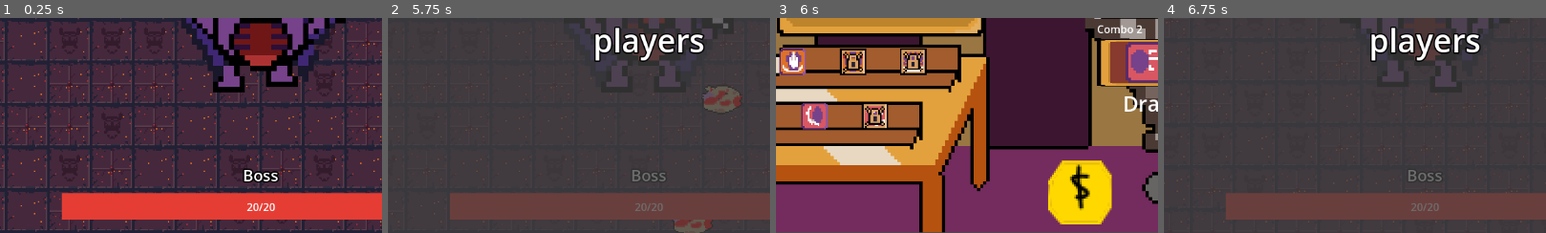
Above: before the commit, frames 1-4 (left to right).
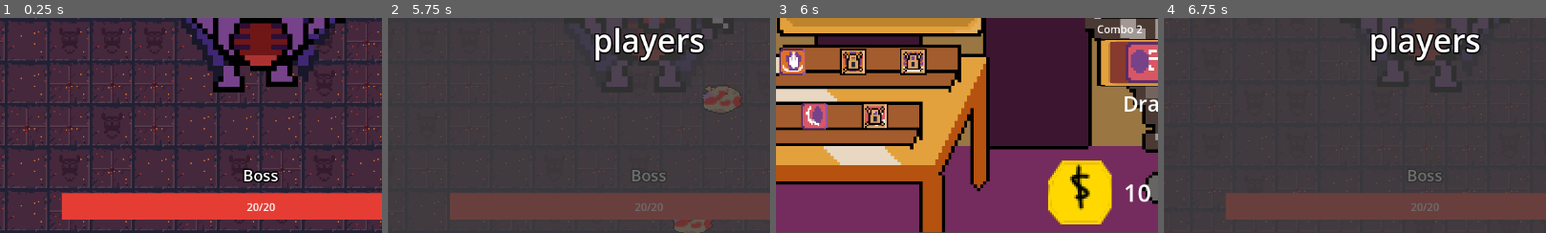
Above: after the commit, the same moments.

Repository: DevFTB/GMTK2023
Game: Godot game, scene res://main.tscn
The game is run twice, just before and just after one commit, with the same random seed, the same clock (stepped at 60 frames per second) and the same inputs.
Inputs (mouse positions are % of the whole screen's width and height, from its top left):
- Up to frame 1 (0.25 s): no input
- Up to frame 2 (5.75 s): tap Enter at 0.5 s; move the mouse to (72, 45) at 0.52 s; hold D (move_right) 0.53-1.25 s; hold Q (activate_combo_1) 0.53-1.25 s; click (72, 45) at 0.67 s; drag from (30, 55) to (45, 70) at 1.27 s; move the mouse to (60, 28) at 2.02 s; press the mouse at (60, 28) at 2.03 s; hold D (move_right) 2.03-2.75 s; release the mouse at (60, 28) at 2.75 s; drag from (45, 70) to (20, 35) at 2.77 s; move the mouse to (80, 65) at 3.52 s; hold A (move_left) 3.53-4.25 s; hold E (activate_combo_2) 3.53-4.25 s; drag from (20, 35) to (35, 25) at 4.27 s; move the mouse to (55, 50) at 5.02 s; hold S (move_down) from 5.03 s (still down); hold Q (activate_combo_1) from 5.03 s (still down); click (55, 50) at 5.17 s
- Up to frame 3 (6 s): release S (move_down) at 5.75 s; release Q (activate_combo_1) at 5.75 s; drag from (35, 25) to (30, 55) at 5.77 s
- Up to frame 4 (6.75 s): click "Start" at 6.5 s
The pictures show only the part of the screen within x 16-66%, y 50-100%; the shares and areas given below are measured in that part.

Frames 1-2 are identical in both runs. In frame 3, 0.3% of the frame differs, in the area x 91-98%, y 77-86%; in frame 4, nothing differs.
Error in both runs: Invalid call. Nonexistent function 'angle' in base 'Nil'. (res://entities/boss/Boss.gd:52)

Commit message:
Hook up money label to the gold

Diff:
--- a/level/gui/ActionComboScreen.gd
+++ b/level/gui/ActionComboScreen.gd
@@ -5,6 +5,7 @@
 func _ready():
 	var start_button = get_node("HBoxContainer/VBoxContainer/Control/HBoxContainer/Control2/MarginContainer/StartButton")
 	start_button.button_down.connect(get_parent().get_parent()._on_combo_screen_start_button_pressed)
+	boss_stats.gold_changed.connect(_on_gold_changed)
 
 func _on_action_detail_bought(action: BossAction):
 	boss_stats.spend_gold(action.gold_cost)
@@ -16,3 +17,6 @@
 	boss_stats.spend_gold(action.get_upgrade_cost())
 	action.upgrade()
 	pass # Replace with function body.
+
+func _on_gold_changed():
+	get_node("HBoxContainer/VBoxContainer/Control/HBoxContainer/Control/MarginContainer/HBoxContainer/Money").text = str(boss_stats.gold)
--- a/level/gui/combo_screen.tscn
+++ b/level/gui/combo_screen.tscn
@@ -400,6 +400,7 @@
 layout_mode = 2
 size_flags_horizontal = 3
 size_flags_vertical = 1
+text = "10"
 label_settings = SubResource("LabelSettings_306gy")
 vertical_alignment = 1
 clip_text = true
